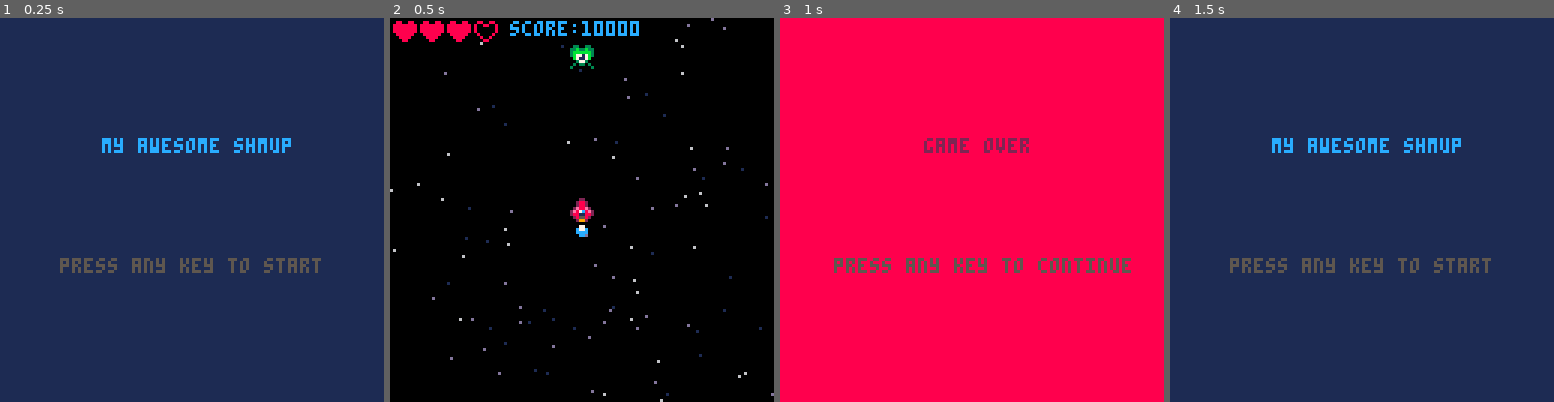
Above: before the commit, frames 1-4 (left to right).
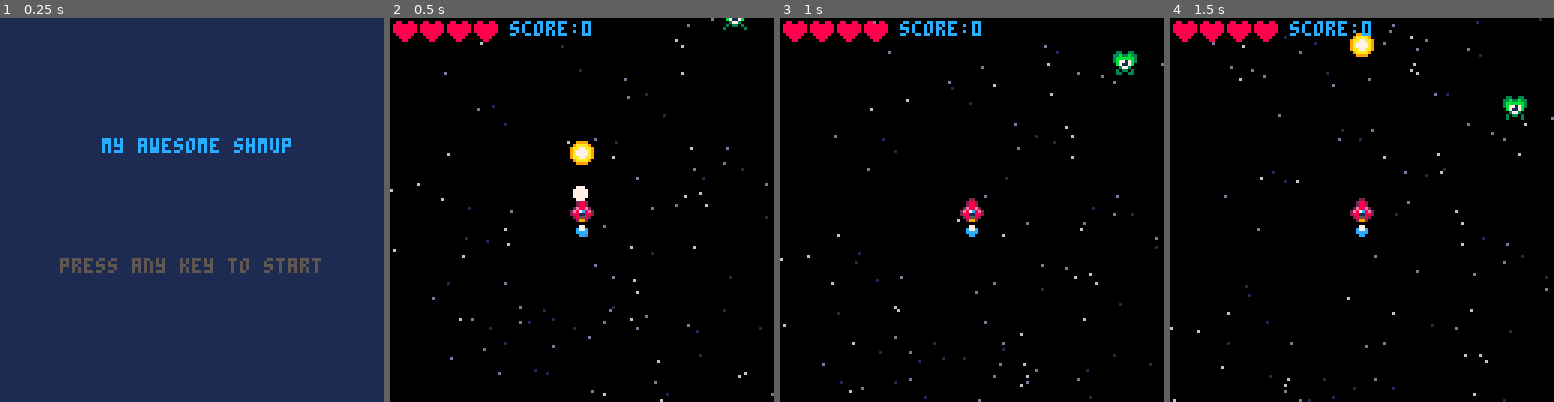
Above: after the commit, the same moments.

Repository: Qowface/pico8-carts
Game: PICO-8 cartridge shmup.p8
The game is run twice, just before and just after one commit, with the same random seed, the same clock (stepped at 60 frames per second) and the same inputs.
Inputs:
- Up to frame 1 (0.25 s): no input
- Up to frame 2 (0.5 s): tap X (X key) at 0.33 s
- Up to frame 3 (1 s): tap O (Z key) at 0.7 s
- Up to frame 4 (1.5 s): tap X (X key) at 1.07 s

Frame 1 is identical in both runs. In frame 2, 1.3% of the frame differs, in the area x 22-93%, y 0-48%; in frame 3, 99%; in frame 4, 100%, in the area x 0-100%, y 0-100%.

Commit message:
Shmup - Collision detection.

Diff:
--- a/shmup.p8
+++ b/shmup.p8
@@ -9,9 +9,11 @@
 	mode="start"
 
 	blinkt=1
+	t=0
 end
 
 function _update()
+	t+=1
 	blinkt+=1
 
 	if mode=="game" then
@@ -35,6 +37,7 @@
 
 function startgame()
 	mode="game"
+	t=0
 
 	ship={}
 	ship.x=60 --ship position
@@ -45,15 +48,16 @@
 
 	flamespr=5 --flame sprite
 
-	bulx=60 --bullet position
-	buly=-10
 	bulspd=4 --bullet speed
 
+	bultimer=0
+
 	muzzle=0 --muzzle flash
 
-	score=10000
-
-	lives=3
+	score=0
+
+	lives=4
+	invul=0
 
 	--set up starfield
 	stars={}
@@ -69,11 +73,7 @@
 
 	enemies={}
 
-	local myen={}
-	myen.x=60
-	myen.y=5
-	myen.spr=21
-	add(enemies,myen)
+	spawnen()
 end
 
 -->8
@@ -115,6 +115,33 @@
 	spr(myspr.spr,myspr.x,myspr.y)
 end
 
+function col(a,b)
+	local a_left=a.x
+	local a_top=a.y
+	local a_right=a.x+7
+	local a_bottom=a.y+7
+
+	local b_left=b.x
+	local b_top=b.y
+	local b_right=b.x+7
+	local b_bottom=b.y+7
+
+	if (a_top>b_bottom) return false
+	if (b_top>a_bottom) return false
+	if (a_left>b_right) return false
+	if (b_left>a_right) return false
+
+	return true
+end
+
+function spawnen()
+	local myen={}
+	myen.x=rnd(120)
+	myen.y=-8
+	myen.spr=21
+	add(enemies,myen)
+end
+
 -->8
 --update
 
@@ -134,21 +161,38 @@
 	end
 	if (btn(2)) dy=-ship.sy
 	if (btn(3)) dy=ship.sy
-	if (btnp(4)) mode="over"
-	if btnp(5) then
-		local newbul={}
-		newbul.x=ship.x
-		newbul.y=ship.y-3
-		newbul.spr=16
-		add(buls,newbul)
-
-		sfx(0)
-		muzzle=6
-	end
+
+	if btn(5) then
+		if bultimer<=0 then
+			local newbul={}
+			newbul.x=ship.x
+			newbul.y=ship.y-3
+			newbul.spr=16
+			add(buls,newbul)
+
+			sfx(0)
+			muzzle=6
+			bultimer=4
+		end
+	end
+	bultimer-=1
+
 
 	--move the ship
 	ship.x+=dx
 	ship.y+=dy
+
+	--check if we hit the edge
+	if ship.x>120 then
+		ship.x=120
+	elseif ship.x<0 then
+		ship.x=0
+	end
+	if ship.y<0 then
+		ship.y=0
+	elseif ship.y>120 then
+		ship.y=120
+	end
 
 	--move the bullets
 	for i=#buls,1,-1 do
@@ -164,7 +208,41 @@
 		en.spr+=0.4
 		if (en.spr>=25) en.spr=21
 
-		if (en.y>128) del(enemies,en)
+		if en.y>128 then
+			del(enemies,en)
+			spawnen()
+		end
+	end
+
+	--collision enemies x bullets
+	for en in all(enemies) do
+		for bul in all(buls) do
+			if col(en,bul) then
+				del(enemies,en)
+				del(buls,bul)
+				sfx(2)
+				score+=1
+				spawnen()
+			end
+		end
+	end
+
+	--collision ship x enemies
+	if invul<=0 then
+		for en in all(enemies) do
+			if col(en,ship) then
+				lives-=1
+				sfx(1)
+				invul=60
+			end
+		end
+	else
+		invul-=1
+	end
+
+	if lives<=0 then
+		mode="over"
+		return
 	end
 
 	--animate flame
@@ -174,13 +252,6 @@
 	--animate muzzle flash
 	if (muzzle>0) muzzle-=1
 
-	--check if we hit the edge
-	if ship.x>120 then
-		ship.x=0
-	elseif ship.x<0 then
-		ship.x=120
-	end
-
 	animatestars()
 end
 
@@ -204,8 +275,16 @@
 
 	starfield()
 
-	drwmyspr(ship)
-	spr(flamespr,ship.x,ship.y+8)
+	if invul<=0 then
+		drwmyspr(ship)
+		spr(flamespr,ship.x,ship.y+8)
+	else
+		--invul state
+		if sin(t/5)<0.1 then
+			drwmyspr(ship)
+			spr(flamespr,ship.x,ship.y+8)
+		end
+	end
 
 	--draw enemies
 	for en in all(enemies) do
Not shown, changed: the sound effects (__sfx__) section of shmup.p8
